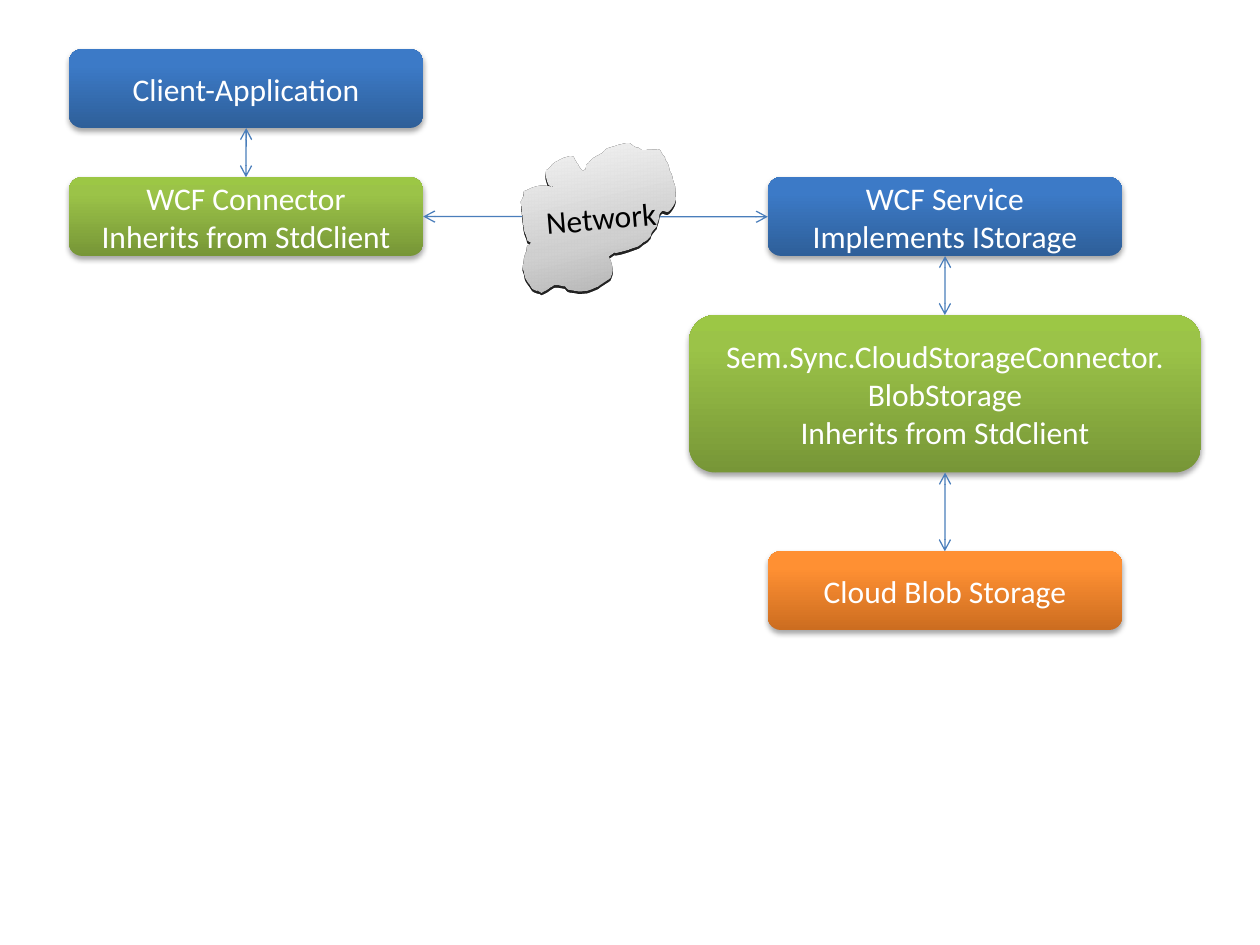
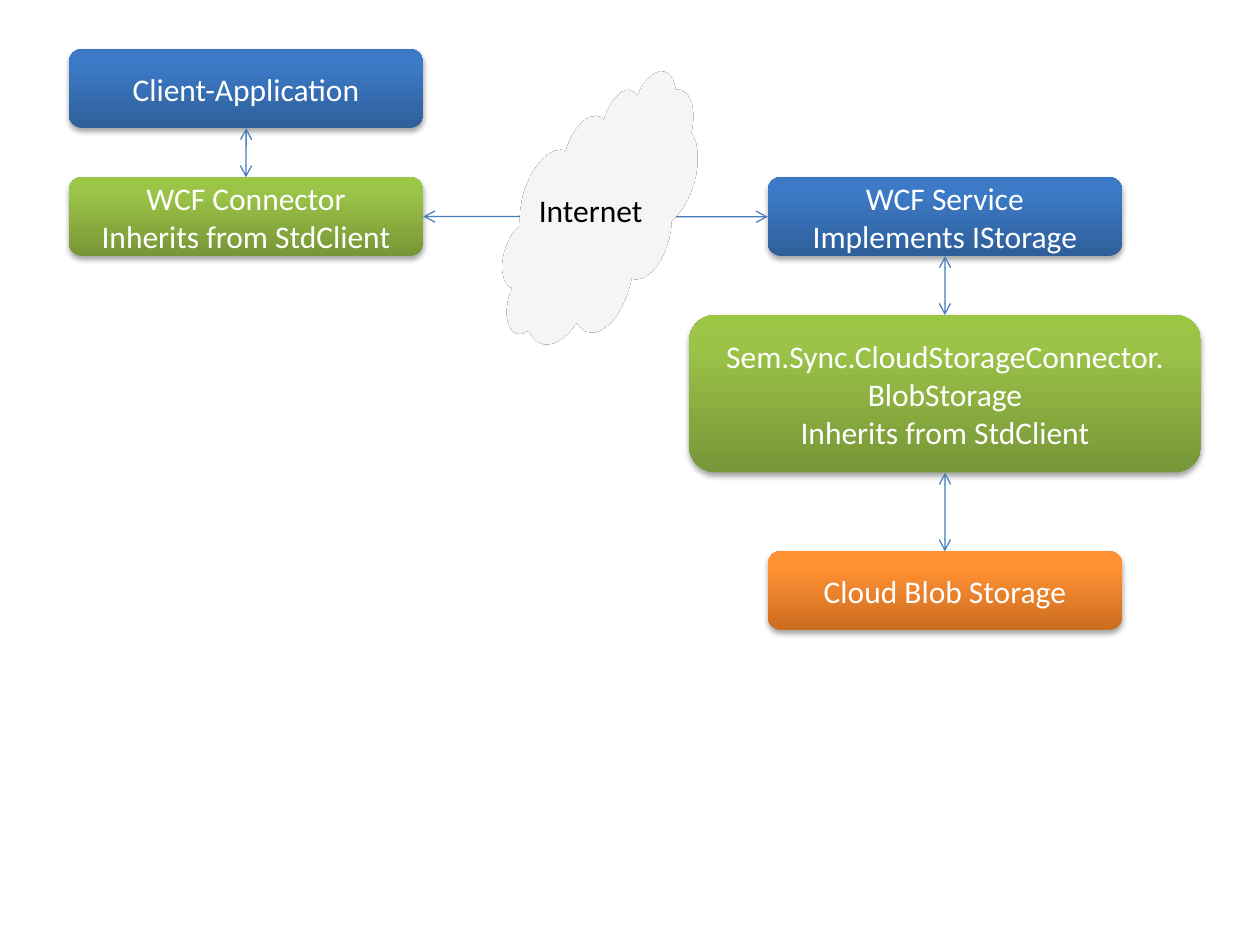
Before and after one commit to Interface007/-Sem.Sync, a slide deck: slide 2 of Misc files/Documentation-Diagrams-2.pptx. Drawn at 1260x945 pixels with LibreOffice and Linux fonts; fonts in the diff are those of the drawing. Boxes give left, top, right and bottom in pixels: in the first picture for what was removed or moved away, otherwise in the second. Text is boxed around its words. In the diff, an @@ line names an element or a change of style, - is before the commit and + after.

```diff
--- a/Misc files/Documentation-Diagrams-2.pptx
+++ b/Misc files/Documentation-Diagrams-2.pptx
@@ cloud added at (462,78,738,354), fill #F2F2F2, outline #595959 2 pt, 18 pt, text #000000 @@
+Internet
@@ freeform shape removed at (493,147,711,287) @@
-Network
```
Also in this commit, not shown: 4 other files.
